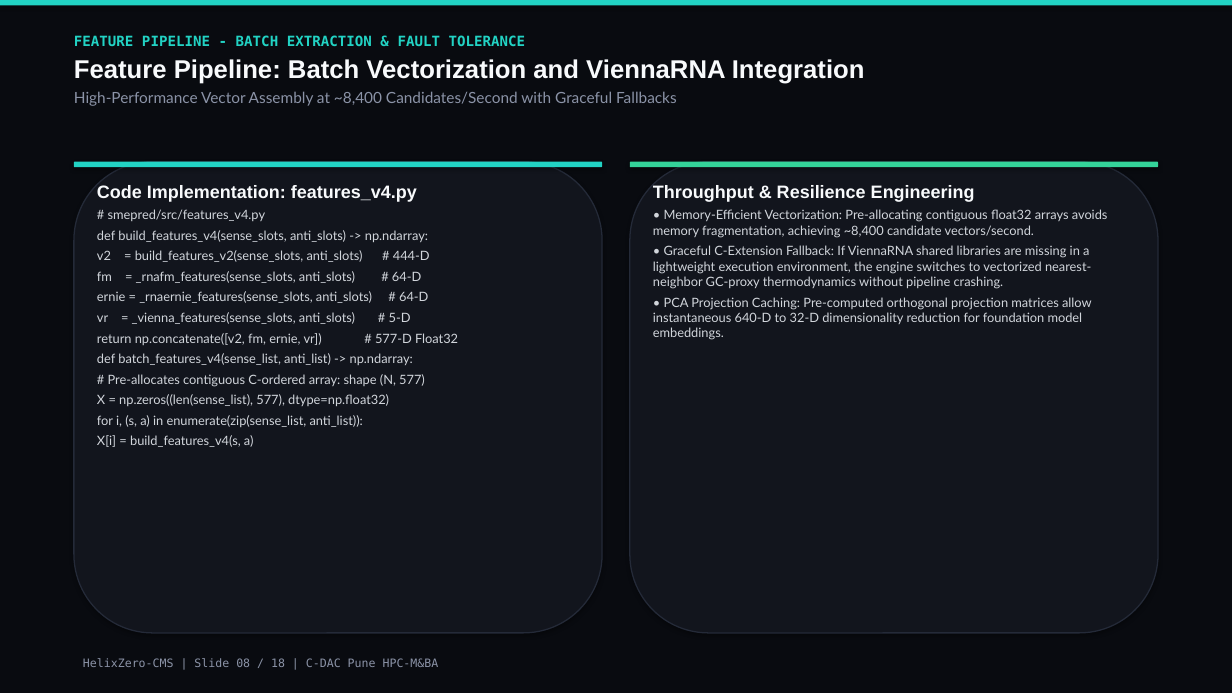
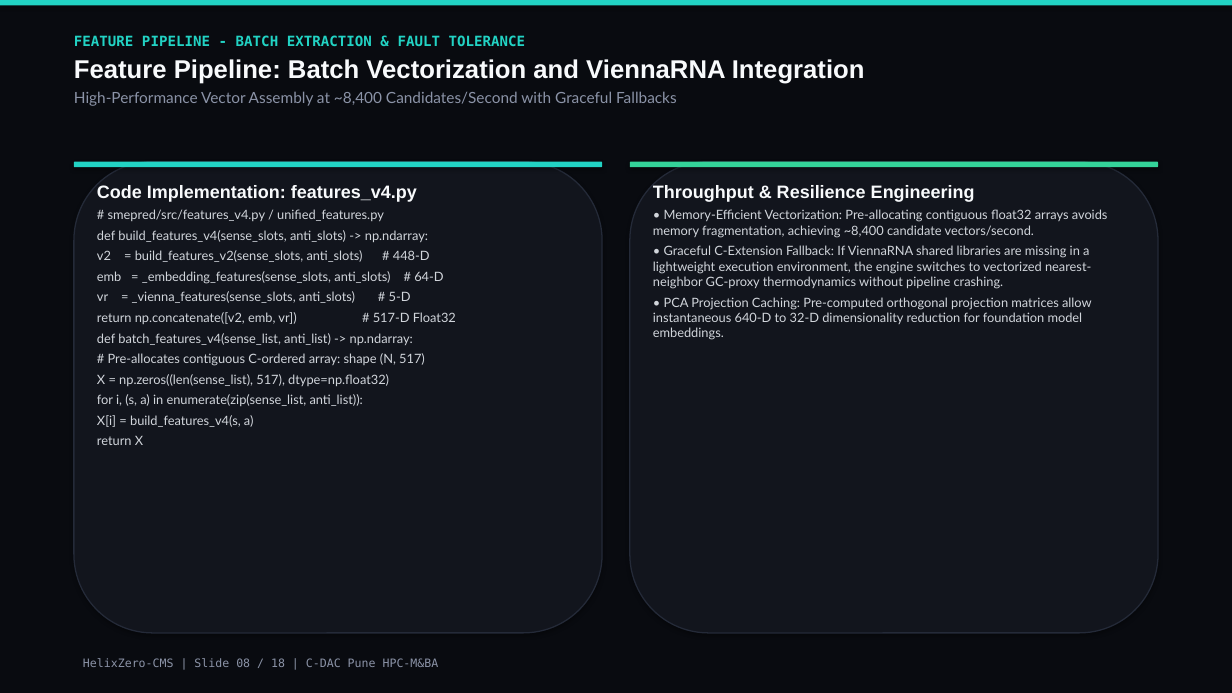
Before and after one commit to nitinjadhav888/Helixzerocms-CDAC, a slide deck: slide 8 of Paper/HelixZero_Software_Presentation.pptx. Drawn at 1232x693 pixels with LibreOffice and Linux fonts; fonts in the diff are those of the drawing. Boxes give left, top, right and bottom in pixels: in the first picture for what was removed or moved away, otherwise in the second. Text is boxed around its words. In the diff, an @@ line names an element or a change of style, - is before the commit and + after.

Commit message:
feat(unified-model): deploy retrained dose-aware CatBoost, update UI dropdowns, verified benchmarks and presentation suite

```diff
--- a/Paper/HelixZero_Software_Presentation.pptx
+++ b/Paper/HelixZero_Software_Presentation.pptx
@@ text at (108,209,384,221): text changed @@
-# smepred/src/features_v4.py
+# smepred/src/features_v4.py / unified_features.py
@@ text at (97,250,430,284): text changed @@
-v2 = build_features_v2(sense_slots, anti_slots) # 444-D
-fm = _rnafm_features(sense_slots, anti_slots) # 64-D
-ernie = _rnaernie_features(sense_slots, anti_slots) # 64-D
+v2 = build_features_v2(sense_slots, anti_slots) # 448-D
+emb = _embedding_features(sense_slots, anti_slots) # 64-D
@@ text at (97,312,456,324): text changed @@
-return np.concatenate([v2, fm, ernie, vr]) # 577-D Float32
+return np.concatenate([v2, emb, vr]) # 517-D Float32
@@ text at (97,353,425,386): text changed @@
-# Pre-allocates contiguous C-ordered array: shape (N, 577)
-X = np.zeros((len(sense_list), 577), dtype=np.float32)
+# Pre-allocates contiguous C-ordered array: shape (N, 517)
+X = np.zeros((len(sense_list), 517), dtype=np.float32)
@@ text at (97,436,143,445): paragraph added @@
+return X
```
Also in this commit, not shown: 9 other slides changed, 41 other files.
